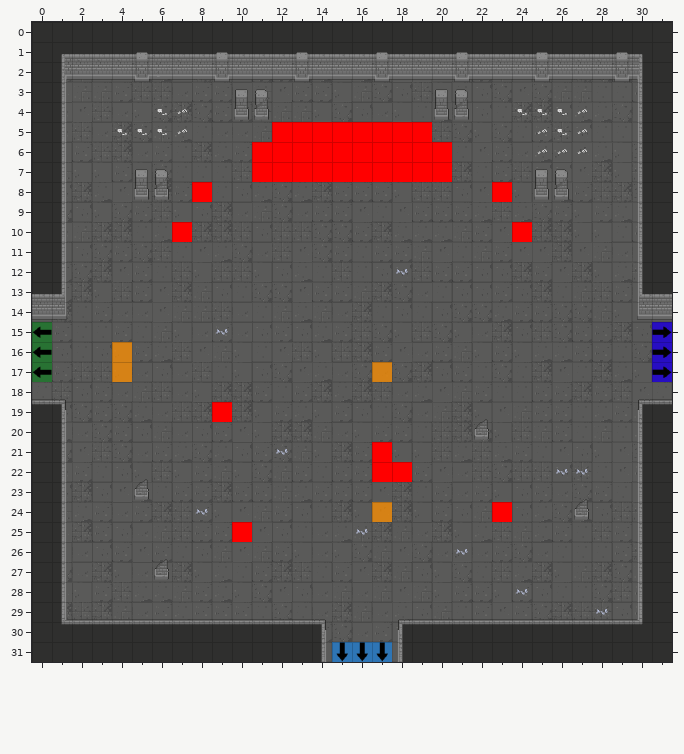
An edit to a level. Tiled map, GrupaTNT/Assets/Resources/RoomData/ROOM_3_SWE_1.tmx. The picture above is the old version.
Cells are 32x32 px. Shown: x 0..31, y 0..31.
The same view after the edit:
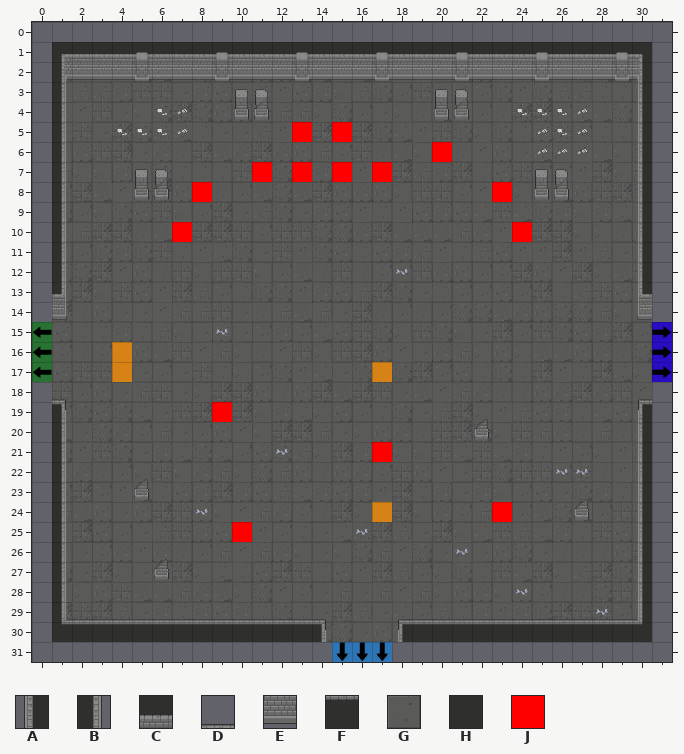
Key: from "Dungeon_Tileset_2": A 16, B 18, C 33, D 36, E 49, F 52, G 88, H 167; from "flags": J 8.
_ is an empty cell.
From old to new:
Layer "Floor":
The edit erases tile G in row 14 at x 0 and 31; in row 18 at x 0 and 31; in row 31 at x 14 and 18.
Layer "Walls":
The edit erases tile A in row 31 at x 18.
The edit erases tile B in row 31 at x 14.
The edit erases tile C in row 13 at x 0 and 31.
The edit erases tile D in row 18 at x 0 and 31.
The edit erases tile E in row 14 at x 0 and 31.
The edit erases tile F in row 19 at x 0 and 31.
The edit erases tile H in row 0 at x 0 to 31; in rows 1 to 12 at x 0 and 31; in rows 20 to 30 at x 0 and 31; in row 31 at x 0 to 13 and 19 to 31.
Layer "Flags":
The edit erases tile J in row 5 at x 12, 14 and 16 to 19; in row 6 at x 11 to 19; in row 7 at x 12, 14, 16 and 18 to 20; in row 22 at x 17 to 18.
Changed places in both pictures, as pixel boxes (x1, y1, x2, y2):
removed: (32, 22, 672, 322)
removed: (32, 382, 332, 662)
removed: (372, 382, 672, 662)
